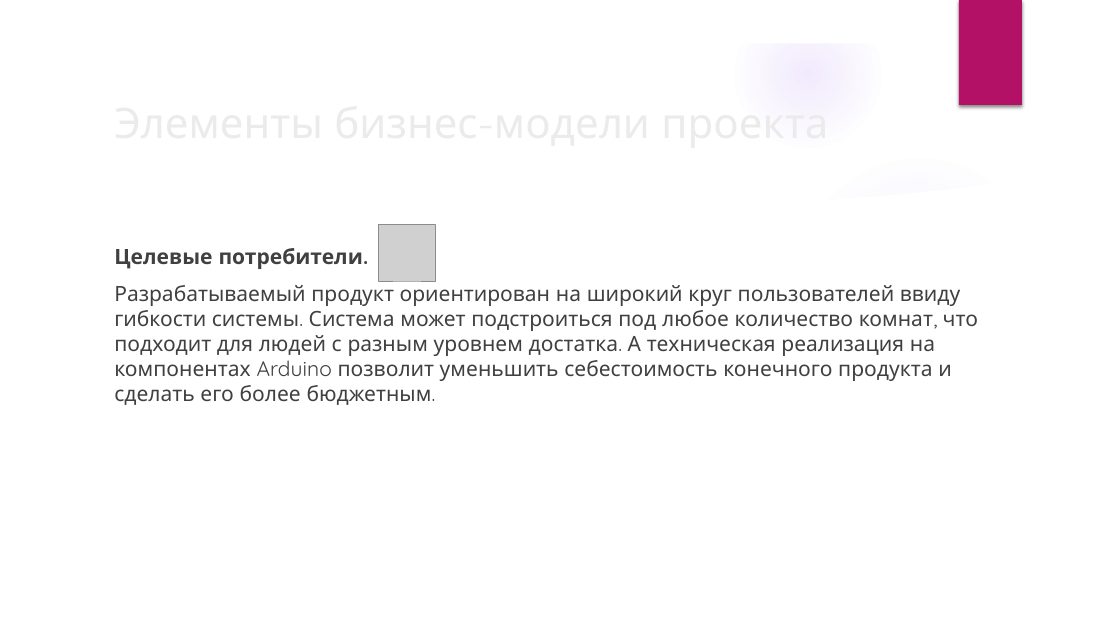
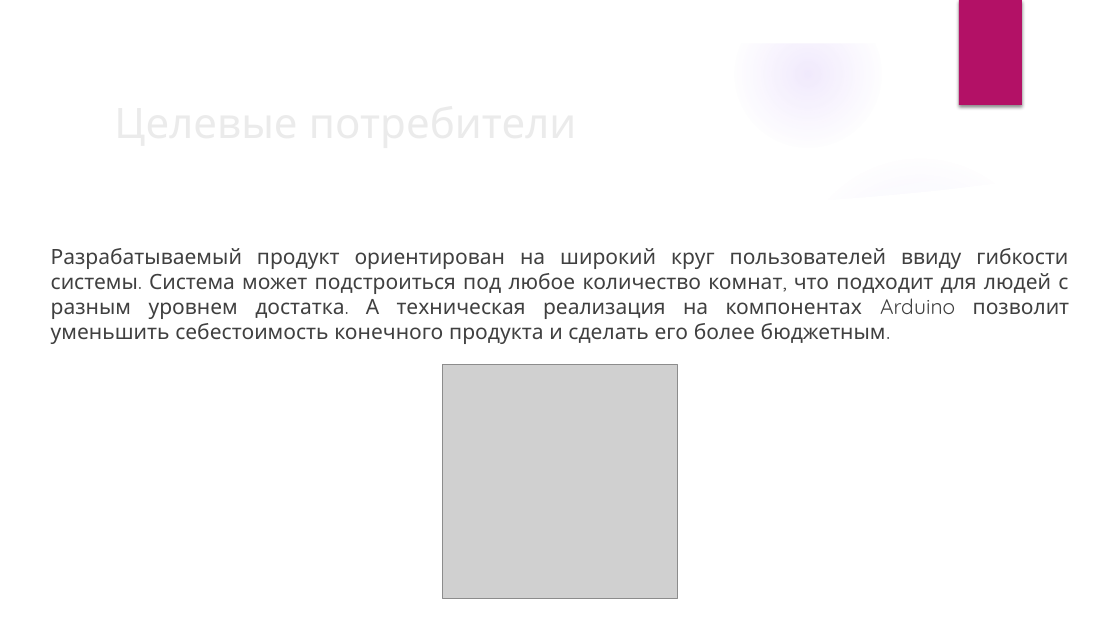
Before and after one commit to Corvin71/neuro-hack, a slide deck: slide 16 of present.pptx. Drawn at 1120x630 pixels with LibreOffice and Linux fonts; fonts in the diff are those of the drawing; grey boxes stand for pictures; background and template pictures are left out. Boxes give left, top, right and bottom in pixels: in the first picture for what was removed or moved away, otherwise in the second. Text is boxed around its words. In the diff, an @@ line names an element or a change of style, - is before the commit and + after.

```diff
--- a/present.pptx
+++ b/present.pptx
@@ title at box(106, 89, 911, 154): text changed @@
-Элементы бизнес-модели проекта
+Целевые потребители
@@ text "Разрабатываемый продукт ориентирован на широкий ...": place and size @@
-text "Разрабатываемый продукт ориентирован на широкий ..." at box(114, 248, 978, 405)
+text "Разрабатываемый продукт ориентирован на широкий ..." at box(51, 248, 1070, 344)
@@ text "Разрабатываемый продукт ориентирован на широкий ..." at box(51, 248, 1070, 344): alignment left to justified @@
@@ text at box(114, 248, 363, 269): paragraph removed @@
-Целевые потребители.
@@ picture: place and size @@
-picture at box(379, 224, 435, 281)
+picture at box(443, 365, 677, 599)
```
Also in this commit, not shown: 11 other slides changed, 2 slides added, 1 slide removed, 2 other files.
